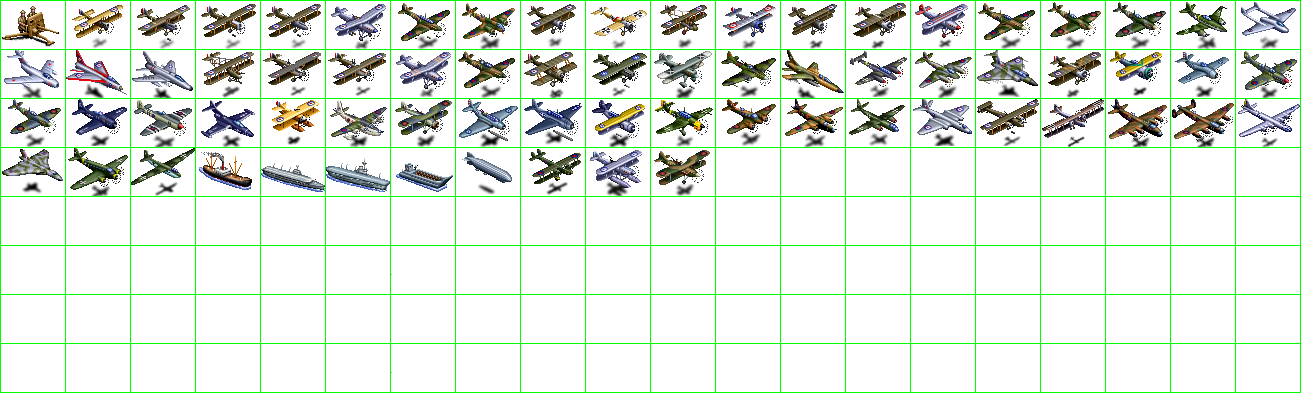
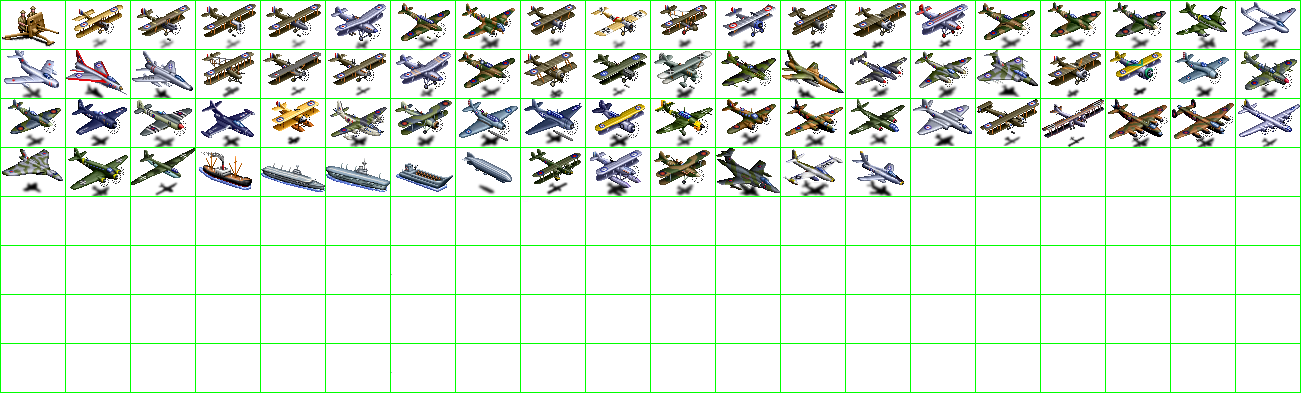
Revision of a layered 1301×393 image; what changed, layer by layer:
painted on "units" over [716, 148, 904, 196]
